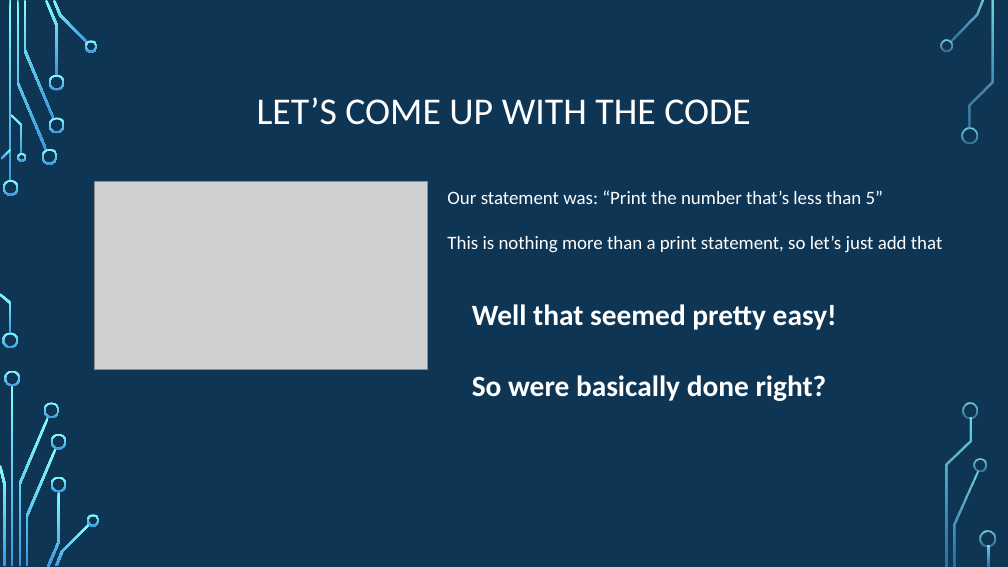
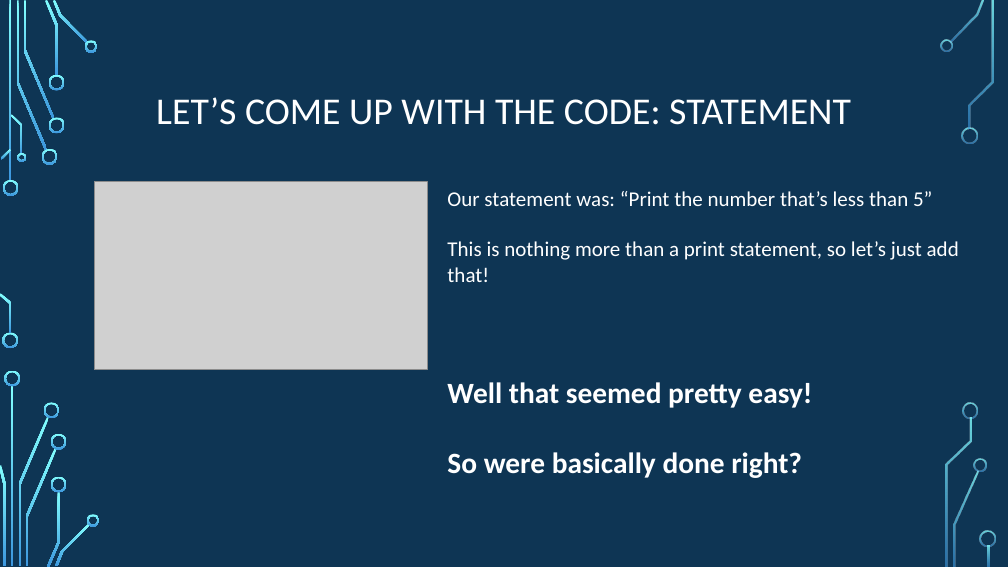
Before and after one commit to psypdt/ZIS_C-_Summer_Course_2019, a slide deck: slide 13 of Day_3/Day_3.pptx. Drawn at 1008x567 pixels with LibreOffice and Linux fonts; fonts in the diff are those of the drawing; grey boxes stand for pictures; background and template pictures are left out. Boxes give left, top, right and bottom in pixels: in the first picture for what was removed or moved away, otherwise in the second. Text is boxed around its words. In the diff, an @@ line names an element or a change of style, - is before the commit and + after.

```diff
--- a/Day_3/Day_3.pptx
+++ b/Day_3/Day_3.pptx
@@ title at (156,97,851,125): text changed @@
-LET’S COME UP WITH THE CODE
+LET’S COME UP WITH THE CODE: STATEMENT
@@ text at (447,191,932,206): size 18 to 20 pt in "Our statement was: “Print the number that’s ..." @@
@@ text at (447,241,959,260): text changed; size 18 to 20 pt @@
-This is nothing more than a print statement, so let’s just add that
+This is nothing more than a print statement, so let’s just add that!
@@ text "Well that seemed pretty easy!": place and size @@
-text "Well that seemed pretty easy!" at (472,304,837,401)
+text "Well that seemed pretty easy!" at (447,382,812,478)
```
Also in this commit, not shown: 13 other slides changed, 1 other file.
